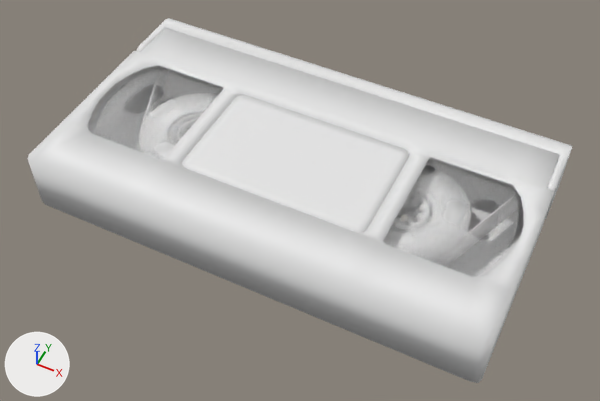
What one commit did to the FBX model Assets/Art/Props/Interactables/VCR_Tape_01/Prop_VCR_Tape_01.fbx.
Rendered twice from a 50 mm lens placed at (0.1024, -0.2055, 0.241), pointed at (0.0031, -0.007, -0.0072). The axes (+X, +Y, +Z) are drawn at lower left. The lights are the same throughout. Where no turn or scale is listed for an object, it has been applied to the vertices.

The first picture shows 'VCR_Tape_01_Flap', 'VCR_Tape_01_Main', 'VCR_Tape_Ribbon.001', 'VCR_Tape_Spool.001'.
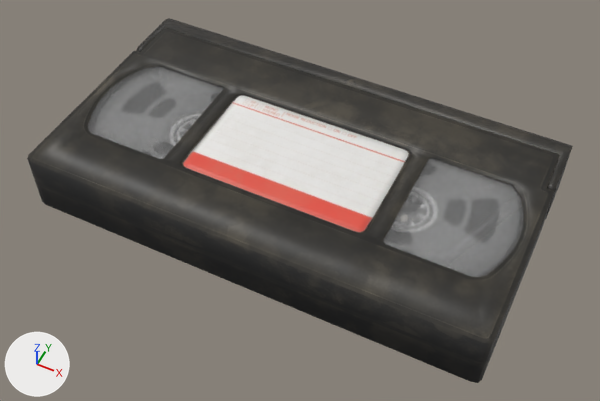
Commit message: VHS Tape Done.

The change, as JSON lines over the scene's bpy script:
```json
{"op": "add", "block": "img_vhs_tape_01_d_png", "code": ["img_vhs_tape_01_d_png = load_image('VHS_Tape_01_D.png', 'Textures/VHS_Tape_01_D.png', 2048, 2048, 'sRGB')"]}
{"op": "remove", "block": "mat_vhs_tape_01", "code": "mat_vhs_tape_01.base_color = (0.8, 0.8, 0.8)  # white #e7e7e7"}
{"op": "add", "block": "mat_vhs_tape_01", "code": "mat_vhs_tape_01.texture = img_vhs_tape_01_d_png"}
{"op": "add", "block": "me_cube_018", "code": ["me_cube_018 = bpy.data.meshes.new('Cube.018')", "me_cube_018.from_pydata(...)  # 68 vertices, 128 faces; spans x -0.089..0.089, y -0.028..0.02, z 0.011..0.012", "me_cube_018.materials.append(mat_plastic_clear)  # white #e7e7e7"]}
{"op": "add", "block": "ob_vcr_tape_01_panels", "code": ["ob_vcr_tape_01_panels = bpy.data.objects.new('VCR_Tape_01_Panels', me_cube_018)", "ob_vcr_tape_01_panels.location = (0.0, 0.0, 0.0)"]}
```

Where the change shows, as pixel boxes (x1, y1, x2, y2) in the pictures (600 x 401 px):
```json
{"object": "VCR_Tape_01_Main", "change": "surface changed", "before": [27, 28, 560, 383], "after": [27, 28, 560, 383], "on screen": "white to grey"}
{"object": "VCR_Tape_01_Panels", "change": "added", "after": [88, 65, 524, 277]}
{"object": "VCR_Tape_01_Flap", "change": "surface changed", "before": [136, 18, 573, 219], "after": [136, 18, 573, 219], "on screen": "white to grey"}
{"object": "VCR_Tape_Ribbon.001", "change": "surface changed", "before": [145, 84, 522, 254], "after": [145, 84, 522, 254]}
{"object": "VCR_Tape_Spool.001", "change": "unchanged, covered by the edit", "before": [95, 67, 519, 277]}
```
